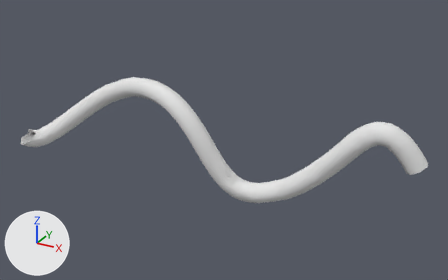
The OBJ model scenes/estimState/catheter/mesh/vesselINF.obj, before and after one commit.
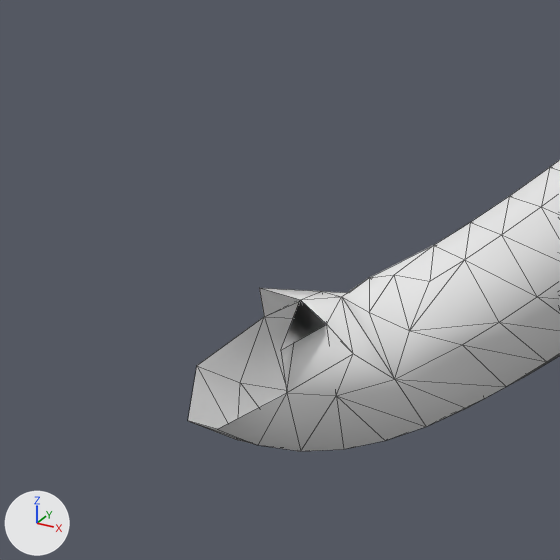
Old and new are each drawn whole from a camera (50 mm lens) standing at (6.37, -5.6, 3.44) and looking at (2.98, 0.56, 0.36) and again close up on the part from 0% to 14% of the width and 35% to 57% of the height. Arrows for +X, +Y and +Z are at lower left; the lights stay in place. The close-ups show mesh edges as thin lines. Where no turn or scale is listed for an object, it has been applied to the vertices.

The older version as bpy lines, for what is in view:
```python
me_beziercurve_mesh = bpy.data.meshes.new('BezierCurve_Mesh')
me_beziercurve_mesh.from_pydata(...)  # 531 vertices, 1052 faces; spans x -0.06..5.41, y -0.01..0.74, z -0.36..1.0
me_beziercurve_mesh.materials.append(mat_none)  # white #e7e7e7
ob_beziercurve_mesh = bpy.data.objects.new('BezierCurve_Mesh', me_beziercurve_mesh)
ob_beziercurve_mesh.location = (0.0, 0.0, 0.0)
```
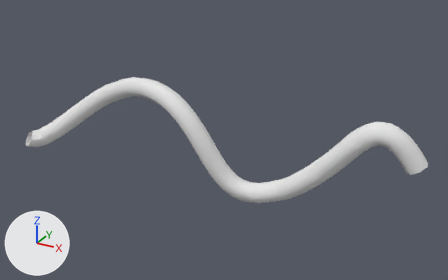
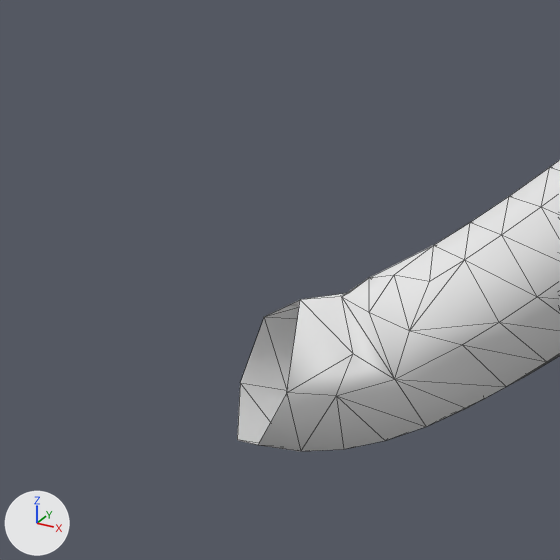
The newer file is also turned or shifted as a whole; pictures and numbers use the older file's frame.

Changed parts and their boxes (x1, y1, x2, y2) in the close-ups (560 x 560 px):
'BezierCurve_Mesh', reshaped
    before: (188, 160, 560, 451)
    after: (237, 160, 560, 451)
part 1 of me_beziercurve_mesh, cut back
    before: (188, 288, 353, 445)
    after: (265, 293, 353, 353)

The change in detail:
me_beziercurve_mesh is used by ob_beziercurve_mesh; location (0.0, 0.0, 0.0).
me_beziercurve_mesh had 531 vertices, 1052 faces and spanned x -0.06..5.41, y -0.01..0.74, z -0.36..1.0.
me_beziercurve_mesh now has 522 vertices, 1031 faces and spans x -0.03..5.41, y 0.04..0.74, z -0.36..1.0.
Part 1, on me_beziercurve_mesh:
8 vertices are removed from x -0.06..0.19, y -0.01..0.24, z -0.12..0.04.
23 faces are deleted.
4 new faces join them.
